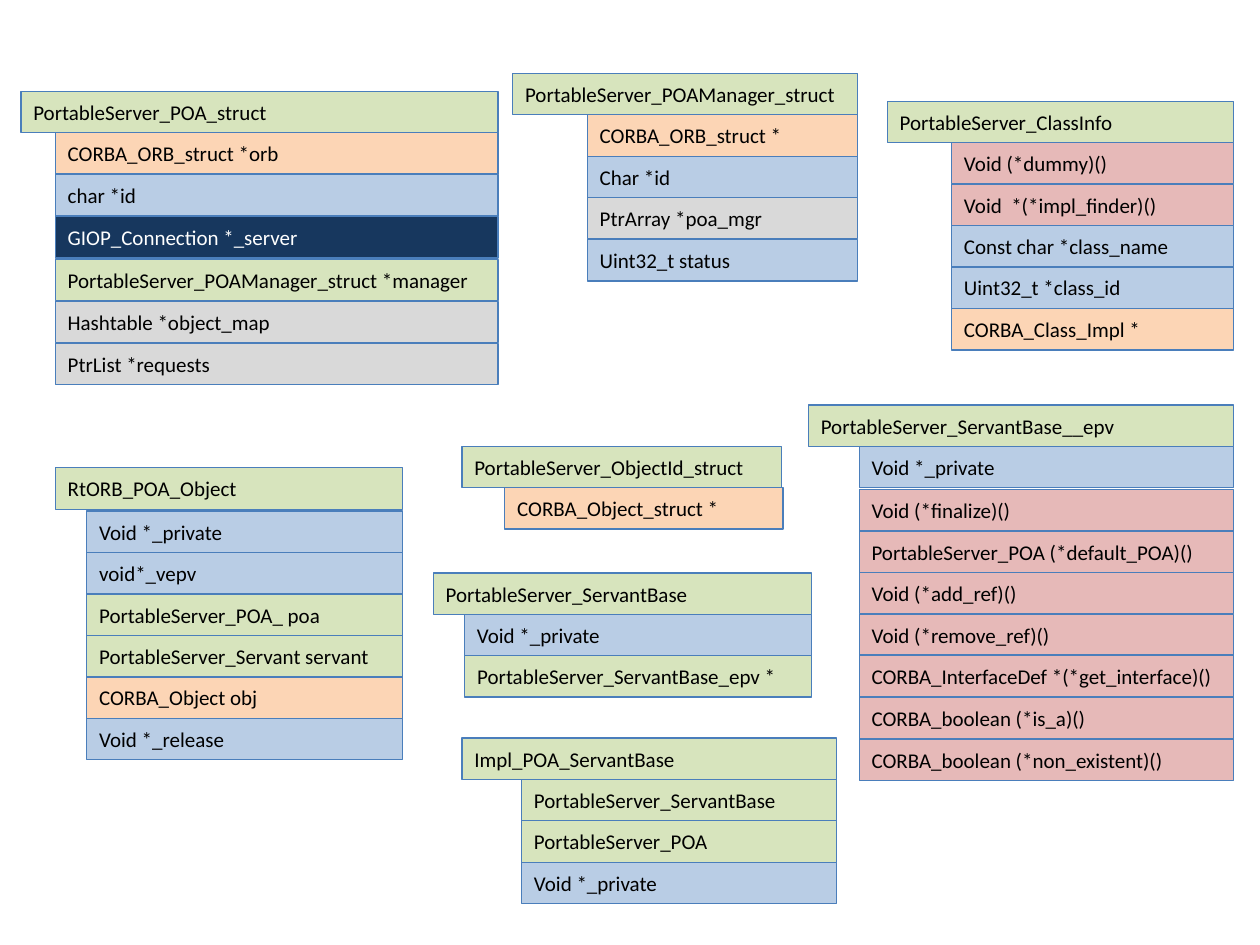
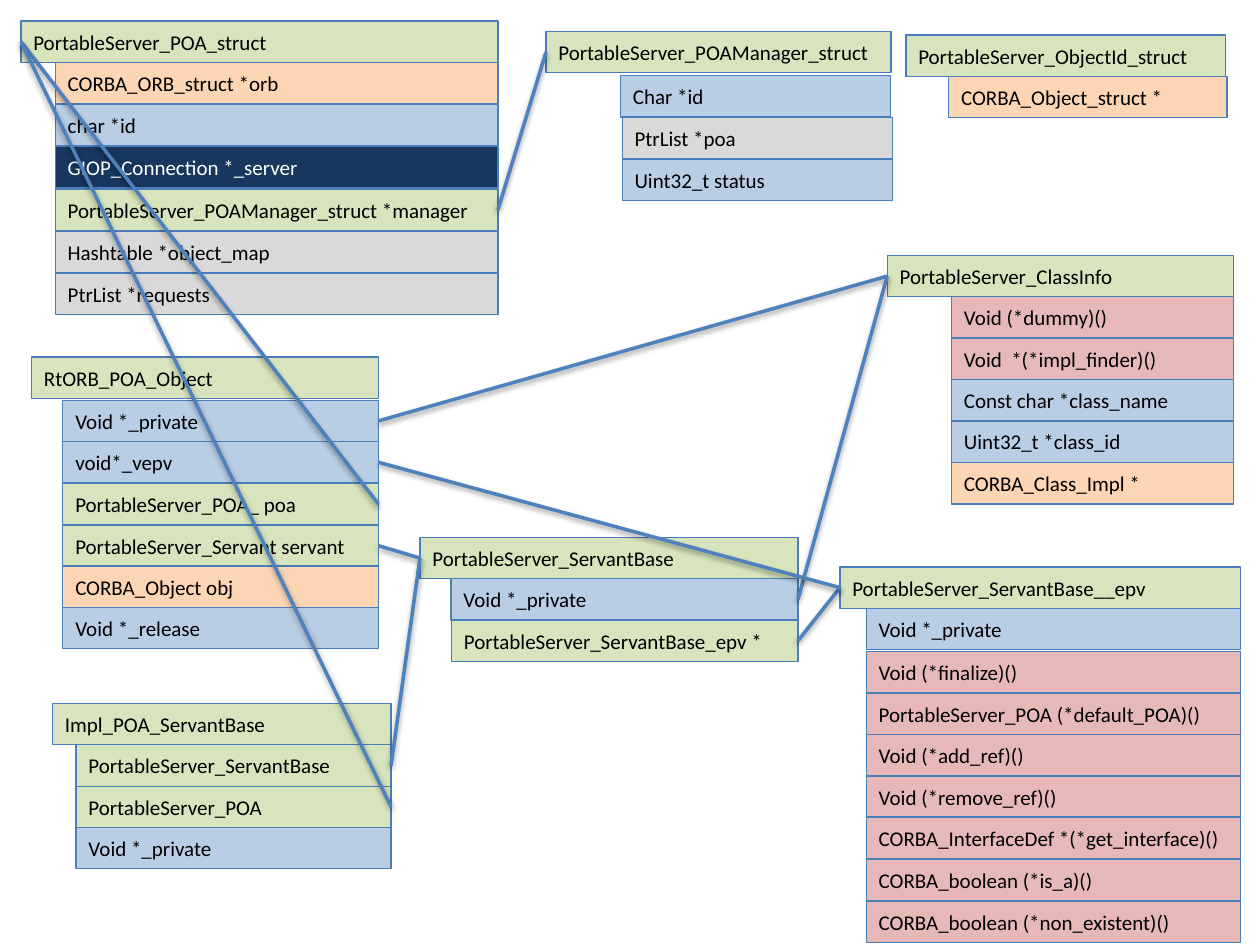
Before and after one commit to haraisao/OpenRTM-aist-C, a slide deck: slide 11 of doc/RtORB-struct-defs2.pptx (slide 8 before the commit). Drawn at 1260x945 pixels with LibreOffice and Linux fonts; fonts in the diff are those of the drawing. Boxes give left, top, right and bottom in pixels: in the first picture for what was removed or moved away, otherwise in the second. Text is boxed around its words. In the diff, an @@ line names an element or a change of style, - is before the commit and + after.

```diff
--- a/doc/RtORB-struct-defs2.pptx
+++ b/doc/RtORB-struct-defs2.pptx
@@ line added from (378, 504) to (21, 42), #4F81BD 2 pt @@
@@ line added from (391, 806) to (21, 42), #4F81BD 2 pt @@
@@ line added from (498, 209) to (546, 52), #4F81BD 2 pt @@
@@ rectangle "PortableServer_POAManager_struct": place and size @@
-rectangle "PortableServer_POAManager_struct" at (513, 73, 858, 115)
+rectangle "PortableServer_POAManager_struct" at (546, 32, 891, 73)
@@ rectangle "PortableServer_ObjectId_struct": place and size @@
-rectangle "PortableServer_ObjectId_struct" at (462, 446, 782, 488)
+rectangle "PortableServer_ObjectId_struct" at (906, 35, 1226, 77)
@@ rectangle "CORBA_Object_struct *": place and size @@
-rectangle "CORBA_Object_struct *" at (505, 488, 784, 529)
+rectangle "CORBA_Object_struct *" at (949, 77, 1227, 118)
@@ 7 rectangles: place and size @@
-7 rectangles at (21, 91, 499, 384)
+7 rectangles at (21, 21, 499, 315)
@@ rectangle removed at (587, 115, 858, 156) @@
-CORBA_ORB_struct *
@@ 3 rectangles: place and size @@
-3 rectangles at (587, 156, 858, 281)
+3 rectangles at (621, 76, 893, 200)
@@ text in rectangle at (635, 131, 736, 150): text changed @@
-PtrArray *poa_mgr
+PtrList *poa
@@ line added from (378, 421) to (887, 276), #4F81BD 2 pt @@
@@ line added from (887, 276) to (798, 600), #4F81BD 2 pt @@
@@ line added from (378, 462) to (840, 587), #4F81BD 2 pt @@
@@ 6 rectangles: place and size @@
-6 rectangles at (887, 102, 1234, 350)
+6 rectangles at (887, 256, 1234, 504)
@@ line added from (378, 546) to (420, 558), #4F81BD 2 pt @@
@@ line added from (391, 766) to (420, 558), #4F81BD 2 pt @@
@@ rectangle "PortableServer_ServantBase__epv": place and size @@
-rectangle "PortableServer_ServantBase__epv" at (809, 404, 1234, 446)
+rectangle "PortableServer_ServantBase__epv" at (840, 567, 1241, 609)
@@ 3 rectangles: place and size @@
-3 rectangles at (433, 573, 811, 697)
+3 rectangles at (420, 538, 798, 662)
@@ line added from (798, 641) to (840, 587), #4F81BD 2 pt @@
@@ 7 rectangles: place and size @@
-7 rectangles at (55, 467, 402, 760)
+7 rectangles at (32, 357, 378, 649)
@@ rectangle "Impl_POA_ServantBase": place and size @@
-rectangle "Impl_POA_ServantBase" at (462, 738, 837, 780)
+rectangle "Impl_POA_ServantBase" at (53, 703, 392, 745)
@@ 3 rectangles: place and size @@
-3 rectangles at (859, 446, 1234, 614)
+3 rectangles at (867, 609, 1241, 776)
@@ 3 rectangles: place and size @@
-3 rectangles at (522, 780, 837, 903)
+3 rectangles at (76, 745, 391, 869)
@@ 5 rectangles: place and size @@
-5 rectangles at (859, 490, 1234, 781)
+5 rectangles at (867, 651, 1241, 942)
```
Also in this commit, not shown: 7 other slides changed, 3 slides added, 10 other files.
